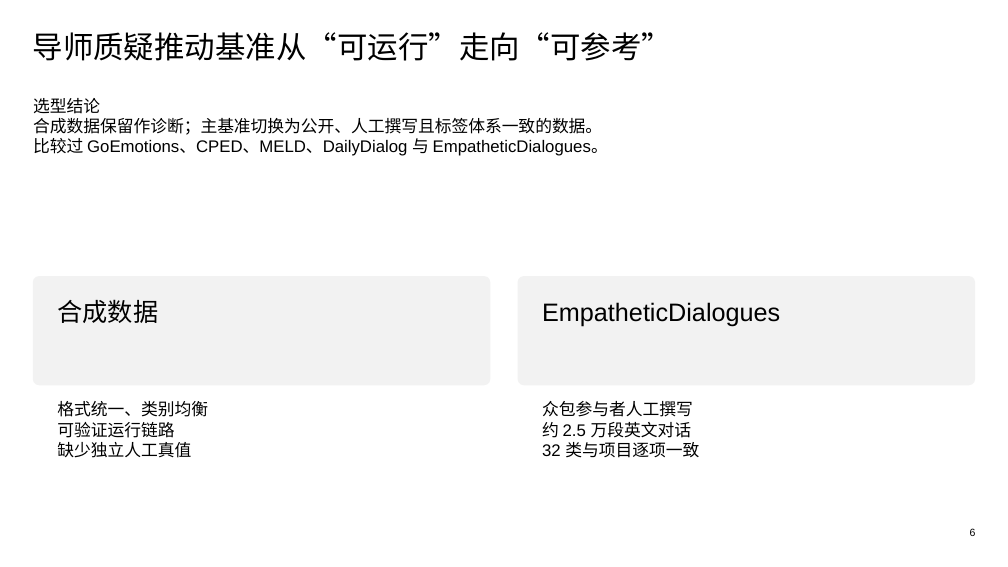
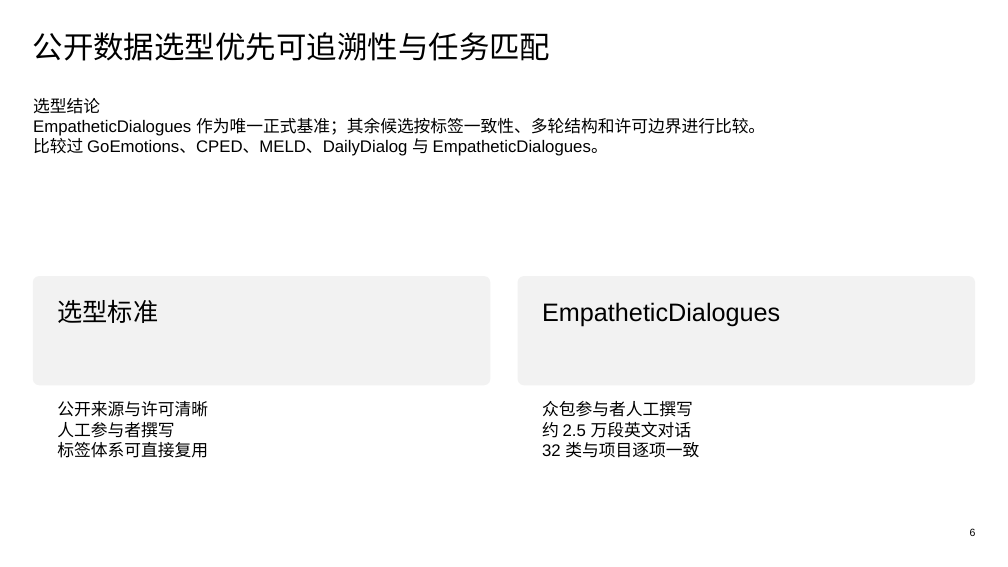
Before and after one commit to n0rk1n/HDU-erc, a slide deck: slide 6 of deliverables/advisor_full_summary_20260728/emotion_chatbot_ablation_report.pptx. Drawn at 1008x567 pixels with LibreOffice and Linux fonts; fonts in the diff are those of the drawing. Boxes give left, top, right and bottom in pixels: in the first picture for what was removed or moved away, otherwise in the second. Text is boxed around its words. In the diff, an @@ line names an element or a change of style, - is before the commit and + after.

```diff
--- a/deliverables/advisor_full_summary_20260728/emotion_chatbot_ablation_report.pptx
+++ b/deliverables/advisor_full_summary_20260728/emotion_chatbot_ablation_report.pptx
@@ text at box(33, 32, 551, 61): text changed @@
-导师质疑推动基准从“可运行”走向“可参考”
+公开数据选型优先可追溯性与任务匹配
@@ text at box(33, 118, 765, 136): text changed @@
-合成数据保留作诊断；主基准切换为公开、人工撰写且标签体系一致的数据。
+EmpatheticDialogues 作为唯一正式基准；其余候选按标签一致性、多轮结构和许可边界进行比较。
@@ text at box(57, 299, 158, 323): text changed @@
-合成数据
+选型标准
@@ text at box(57, 401, 208, 458): text changed @@
-格式统一、类别均衡
-可验证运行链路
-缺少独立人工真值
+公开来源与许可清晰
+人工参与者撰写
+标签体系可直接复用
```
Also in this commit, not shown: 8 other slides changed, 37 other files.
